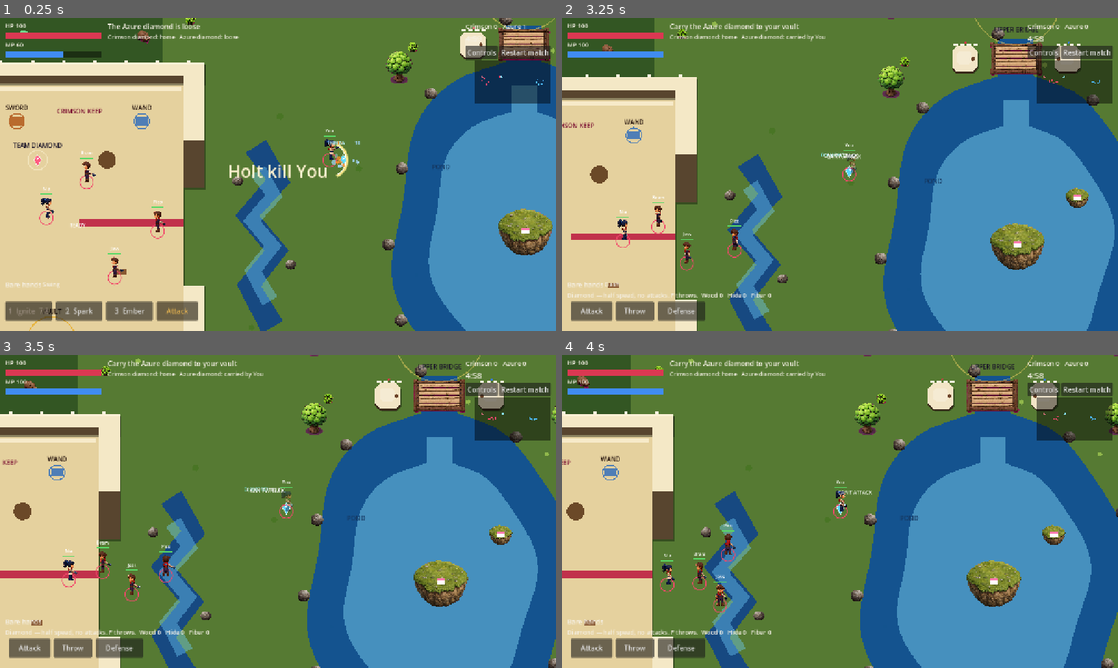
Above: before the commit, frames 1-4 (two rows, left to right).
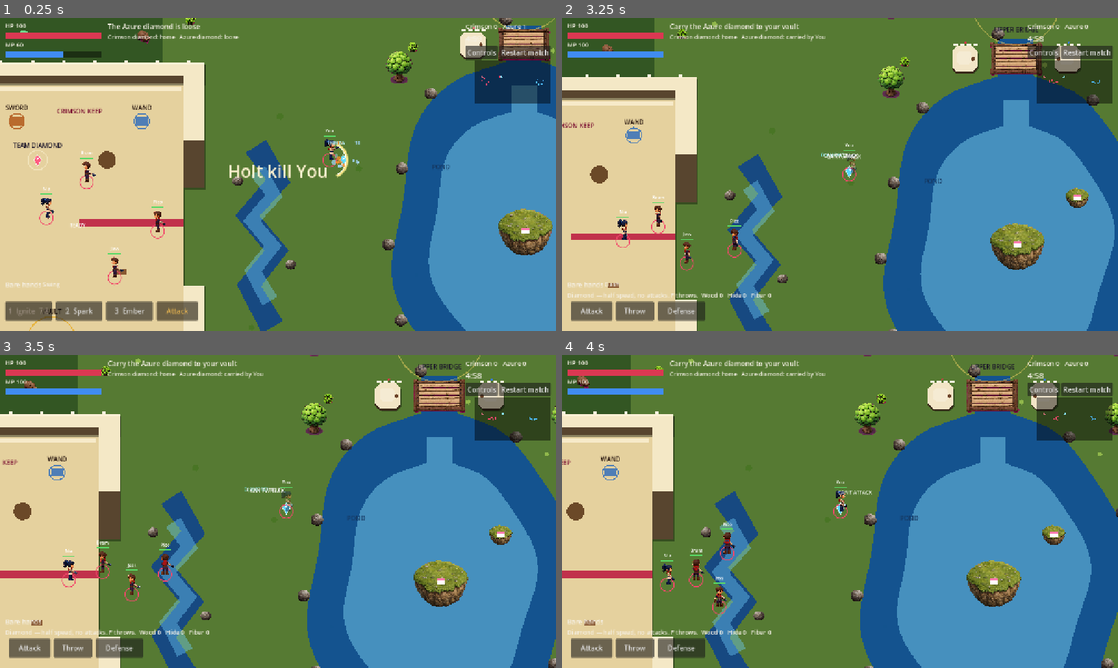
Above: after the commit, the same moments.

Repository: thomakhy025-code/black-forest-godot
Game: Godot game, scene res://scenes/smoke.tscn
Same seed, same stepped clock (60 frames per second), same inputs: the game is played once before the commit and once after it. This scene is started directly instead of the project's main scene.
Inputs (mouse positions are in pixels of both pictures, inside the frame that each line leads up to):
- Up to frame 1 (0.25 s): no input
- Up to frame 2 (3.25 s): click "Restart match" at 0.5 s; click "Restart match" at 1.25 s; click "Restart match" at 2 s; tap Enter at 2.75 s; move the mouse to (962, 158) at 2.77 s; hold D (move_right) from 2.78 s (still down); tap J (attack) at 2.85 s; click (962, 158) at 2.92 s; tap Space (hop) at 3.02 s
- Up to frame 3 (3.5 s): keep holding D (move_right)
- Up to frame 4 (4 s): release D (move_right) at 3.5 s; drag from (728, 527) to (845, 511) at 3.52 s

Frames 1-2 are identical in both runs. In frame 3, 0.1% of the frame differs, in the area x 28-32%, y 60-73%; in frame 4, 0.5%, in the area x 22-96%, y 19-83%.

Commit message:
Keep each robot on one route, and send them to steal the enemy diamond after both machines and the gate are built.
Co-authored-by: Cursor <cursoragent@cursor.com>

Diff:
--- a/scripts/match.gd
+++ b/scripts/match.gd
@@ -480,35 +480,48 @@
 	if _walk_clear(u, goal):
 		u.bot_corner = ""
 		return goal
-	var start := _path_start(u)
 	var goal_id := _node_seeing(goal, u.team)
 	var cached: Dictionary = _steer.get(u.unit_id, {})
 	var path: Array = cached.get("path", [])
-	if str(cached.get("from", "")) != start or str(cached.get("to", "")) != goal_id:
+	if str(cached.get("to", "")) != goal_id or path.is_empty():
+		var start := _path_start(u)
 		path = Balance.astar(start, goal_id)
 		_steer[u.unit_id] = {"from": start, "to": goal_id, "path": path}
+		u.bot_corner = ""
+	return _follow_path(u, path, goal)
+
+
+func drop_route(u) -> void:
+	_steer.erase(u.unit_id)
+	u.bot_corner = ""
+
+
+func _follow_path(u, path: Array, goal: Vector2) -> Vector2:
+	var idx := 0
 	var held := str(u.bot_corner)
 	if held != "" and path.has(held):
+		idx = path.find(held)
 		var held_at: Vector2 = Balance.NODES[held]
-		if u.global_position.distance_to(held_at) > 1.15 and _walk_clear(u, held_at):
+		if u.global_position.distance_to(held_at) > 1.2:
 			return held_at
-	var fallback := goal
-	var have_fallback := false
-	for id in path:
+		idx = mini(idx + 1, path.size() - 1)
+	for i in range(idx, path.size()):
+		var id := str(path[i])
 		var n: Vector2 = Balance.NODES[id]
-		if u.global_position.distance_to(n) < 1.15:
-			continue
-		if not have_fallback:
-			fallback = n
-			have_fallback = true
+		if u.global_position.distance_to(n) < 1.2:
+			continue
 		if _walk_clear(u, n):
-			u.bot_corner = str(id)
+			u.bot_corner = id
 			return n
 	if _inside_yard(goal, u.team) and not _inside_yard(u.global_position, u.team):
 		u.bot_corner = ""
 		return _outside_flank(u)
+	if idx < path.size():
+		var last := str(path[idx])
+		u.bot_corner = last
+		return Balance.NODES[last]
 	u.bot_corner = ""
-	return fallback
+	return goal
 
 
 func _path_start(u) -> String:
@@ -534,9 +547,9 @@
 func _outside_flank(u) -> Vector2:
 	var gate := _yard_exit(u.team)
 	if u.global_position.y < 14.0:
-		return Vector2(gate.x, minf(u.global_position.y, 12.0))
+		return Vector2(gate.x, 11.2)
 	if u.global_position.y > 37.0:
-		return Vector2(gate.x, maxf(u.global_position.y, 39.0))
+		return Vector2(gate.x, 39.2)
 	return gate
 
 
@@ -562,10 +575,8 @@
 	var reach: float = Balance.FIST_RANGE + float(best.get("r", 0.35))
 	if u.global_position.distance_to(center) <= reach:
 		return u.global_position
-	var away: Vector2 = u.global_position - center
-	if away.length_squared() < 0.0001:
-		away = Vector2.RIGHT
-	return center + away.normalized() * clampf(reach * 0.82, 0.55, reach)
+	var approach := Vector2.RIGHT if int(u.team) == 0 else Vector2.LEFT
+	return center + approach * clampf(reach * 0.82, 0.55, reach)
 
 
 func _walk_clear(u, goal: Vector2) -> bool:
@@ -633,7 +644,7 @@
 
 
 func team_ready(team_id: int) -> bool:
-	return Supply.machines_ready(self, team_id)
+	return Supply.base_ready(self, team_id)
 
 
 func bot_goal(u) -> Dictionary:
@@ -643,46 +654,32 @@
 func _fresh_bot_goal(u) -> Dictionary:
 	if u.carrying != null:
 		return {"pos": vaults[u.team]["pos"], "unit": null, "kind": "move"}
-	var ready: bool = Supply.machines_ready(self, int(u.team))
-	if ready:
-		var close = nearest_enemy(u, 2.5)
-		if close != null:
-			return {"pos": close.global_position, "unit": close, "kind": "chase"}
-	var job: Dictionary = Supply.bot_goal(self, u)
-	if not job.is_empty():
-		return job
+	var ready: bool = Supply.base_ready(self, int(u.team))
 	if not ready:
+		var job: Dictionary = Supply.bot_goal(self, u)
+		if not job.is_empty():
+			return job
 		return {"pos": _yard_exit(u.team), "unit": null, "kind": "move"}
+	if str(u.weapon) == "none":
+		var arm: Dictionary = Supply.bot_goal(self, u)
+		if not arm.is_empty():
+			return arm
+	var close = nearest_enemy(u, 2.5)
+	if close != null:
+		return {"pos": close.global_position, "unit": close, "kind": "chase"}
+	return _steal_goal(u)
+
+
+func _steal_goal(u) -> Dictionary:
 	var mine = diamonds[u.team]
 	var theirs = diamonds[1 - u.team]
-	if u.role == "defend":
-		if mine.carrier != null and mine.carrier.team != u.team:
-			return {"pos": mine.carrier.global_position, "unit": mine.carrier, "kind": "chase"}
-		if not mine.at_home and mine.carrier == null and not mine.in_flight:
-			return {"pos": mine.pos, "unit": null, "kind": "move"}
-		var foe = nearest_enemy(u, 9.0)
-		if foe:
-			return {"pos": foe.global_position, "unit": foe, "kind": "chase"}
-		return {"pos": mine.home + Vector2(0, 3), "unit": null, "kind": "move"}
-	if u.role == "escort":
-		if theirs.carrier != null and theirs.carrier.team == u.team:
-			return {"pos": theirs.carrier.global_position, "unit": theirs.carrier, "kind": "chase"}
-		if theirs.carrier == null and not theirs.in_flight:
-			return {"pos": theirs.pos, "unit": null, "kind": "move"}
-		var foe2 = nearest_enemy(u, 12.0)
-		return {"pos": foe2.global_position, "unit": foe2, "kind": "chase"} if foe2 else {"pos": Balance.NODES["isle"], "unit": null, "kind": "move"}
-	if u.role == "raid":
-		if theirs.carrier == null and not theirs.in_flight:
-			return {"pos": theirs.pos, "unit": null, "kind": "move"}
-		if theirs.carrier != null and theirs.carrier.team == u.team:
-			return {"pos": theirs.carrier.global_position, "unit": theirs.carrier, "kind": "chase"}
-		if mine.carrier != null and mine.carrier.team != u.team:
-			return {"pos": mine.carrier.global_position, "unit": mine.carrier, "kind": "chase"}
-		return {"pos": Balance.NODES["isle"], "unit": null, "kind": "move"}
-	var foe3 = nearest_enemy(u, 16.0)
-	if foe3:
-		return {"pos": foe3.global_position, "unit": foe3, "kind": "chase"}
-	return {"pos": Balance.NODES["isle"], "unit": null, "kind": "move"}
+	if mine.carrier != null and mine.carrier.team != u.team:
+		return {"pos": mine.carrier.global_position, "unit": mine.carrier, "kind": "chase"}
+	if theirs.carrier != null:
+		return {"pos": theirs.carrier.global_position, "unit": theirs.carrier, "kind": "chase"}
+	if not theirs.in_flight:
+		return {"pos": theirs.pos, "unit": null, "kind": "move"}
+	return {"pos": theirs.home, "unit": null, "kind": "move"}
 
 
 func _hold_job(u, fresh: Dictionary) -> Dictionary:
--- a/scripts/smoke.gd
+++ b/scripts/smoke.gd
@@ -120,10 +120,32 @@
 	nia.force_update_transform()
 	nia.bot_corner = ""
 	var around: Vector2 = match_node.steer_point(nia, Vector2(7.5, 17.2))
+	var around_again: Vector2 = match_node.steer_point(nia, Vector2(7.5, 17.2))
 	_check("around the wall", around.y < 13.2 or around.x > 21.0)
+	_check("route stays", around.distance_to(around_again) < 0.2)
 	nia.global_position = outside
 	nia.bot_corner = ""
+	match_node.drop_route(nia)
 	nia.force_update_transform()
+	for forge in match_node.forges:
+		if int(forge.get("team", -1)) == 0:
+			forge["built"] = true
+	for w in match_node.walls:
+		if str(w.get("kind", "")) == "door" and int(w.get("team", -1)) == 0:
+			w["hp"] = float(w.get("max", 70.0))
+	joss.equip_weapon("sword", false)
+	joss.bot_lock = null
+	var raid: Dictionary = match_node.bot_goal(joss)
+	var raid_at: Vector2 = raid.get("pos", Vector2.ZERO)
+	_check("steals the diamond", raid_at.x > 60.0)
+	joss.equip_weapon("none", false)
+	joss.bot_lock = null
+	for forge2 in match_node.forges:
+		if int(forge2.get("team", -1)) == 0:
+			forge2["built"] = false
+	for w2 in match_node.walls:
+		if str(w2.get("kind", "")) == "door" and int(w2.get("team", -1)) == 0:
+			w2["hp"] = 0.0
 	if job_kind == "node":
 		var stand: Vector2 = match_node.stand_point(joss, job_pos)
 		_check("stands off the trunk", stand.distance_to(job_pos) > 0.45)
--- a/scripts/supply.gd
+++ b/scripts/supply.gd
@@ -108,6 +108,7 @@
 	u.equip_weapon("none", false)
 	u.bot_lock = null
 	u.bot_stuck = false
+	u.bot_stuck_time = 0.0
 	u.bot_corner = ""
 	u.bot_mark_t = 0.0
 
@@ -203,27 +204,33 @@
 	return bool(sword.get("built", false)) and bool(wand.get("built", false))
 
 
+static func base_ready(match_node, team: int) -> bool:
+	return machines_ready(match_node, team) and gates_ready(match_node, team)
+
+
+static func gates_ready(match_node, team: int) -> bool:
+	for w in match_node.walls:
+		if str(w.get("kind", "")) != "door" or int(w.get("team", -1)) != team:
+			continue
+		if float(w.get("hp", 0.0)) + 0.01 < float(w.get("max", 1.0)):
+			return false
+	return true
+
+
 static func bot_goal(match_node, u) -> Dictionary:
 	if u.dead or u.carrying != null:
 		return {}
 	if not machines_ready(match_node, int(u.team)):
 		return _team_supply(match_node, u)
+	if not gates_ready(match_node, int(u.team)):
+		var door_job: Dictionary = _door_job(match_node, u)
+		if not door_job.is_empty():
+			return door_job
 	if str(u.weapon) == "none":
-		var drop = _nearest_drop(match_node, u.global_position, 18.0)
-		if drop != null:
-			return {"pos": drop["pos"], "unit": null, "kind": "drop", "ref": drop}
-	var own = _forge_for(match_node, int(u.team), _wanted(u))
-	var foe = _forge_for(match_node, 1 - int(u.team), _wanted(u))
-	if str(u.weapon) == "none" and own != null:
-		var own_d: float = u.global_position.distance_to(own["pos"])
-		if foe != null and bool(foe.get("built", false)):
-			var foe_d: float = u.global_position.distance_to(foe["pos"])
-			if foe_d + 0.5 < own_d:
-				return {"pos": foe["pos"], "unit": null, "kind": "forge", "ref": foe}
-		if bool(own.get("built", false)):
+		var own = _forge_for(match_node, int(u.team), _wanted(u))
+		if own != null and bool(own.get("built", false)):
 			return {"pos": own["pos"], "unit": null, "kind": "forge", "ref": own}
-		return _carry_job(match_node, u, own)
-	return _door_job(match_node, u)
+	return {}
 
 
 static func lock_ok(match_node, u, lock: Dictionary) -> bool:
@@ -247,7 +254,7 @@
 		if ref == null:
 			return false
 		if bool(ref.get("built", false)):
-			if str(u.weapon) != "none" or not machines_ready(match_node, int(u.team)):
+			if str(u.weapon) != "none" or not gates_ready(match_node, int(u.team)):
 				return false
 		elif not _holding_for(u, ref):
 			return false
@@ -304,7 +311,7 @@
 static func bot_act(match_node, u) -> void:
 	if u.dead or u.carrying != null or u.channel != null or u.cast != null:
 		return
-	if machines_ready(match_node, int(u.team)) and match_node.nearest_enemy(u, 2.5) != null:
+	if base_ready(match_node, int(u.team)) and match_node.nearest_enemy(u, 2.5) != null:
 		return
 	if u.attack_cd <= 0.0:
 		var shape: Dictionary = u.swing_shape()
--- a/scripts/unit.gd
+++ b/scripts/unit.gd
@@ -61,6 +61,7 @@
 var click_target = null
 var bot_lock = null
 var bot_stuck := false
+var bot_stuck_time := 0.0
 var bot_slide := 1.0
 var bot_slide_wait := 0.0
 var bot_corner := ""
@@ -430,9 +431,16 @@
 	var walking := wish.length_squared() > 0.2
 	bot_mark = global_position
 	bot_mark_t = 0.4
-	if walking and moved < 0.1:
-		bot_stuck = true
-		bot_lock = null
+	if walking and moved < 0.15:
+		bot_stuck_time += 0.4
+		if bot_stuck_time >= 1.6:
+			bot_stuck = true
+			bot_lock = null
+			bot_stuck_time = 0.0
+			if sim != null and sim.has_method("drop_route"):
+				sim.drop_route(self)
+	else:
+		bot_stuck_time = 0.0
 
 
 func _bot_slide(sp: float, before: Vector2) -> void:
